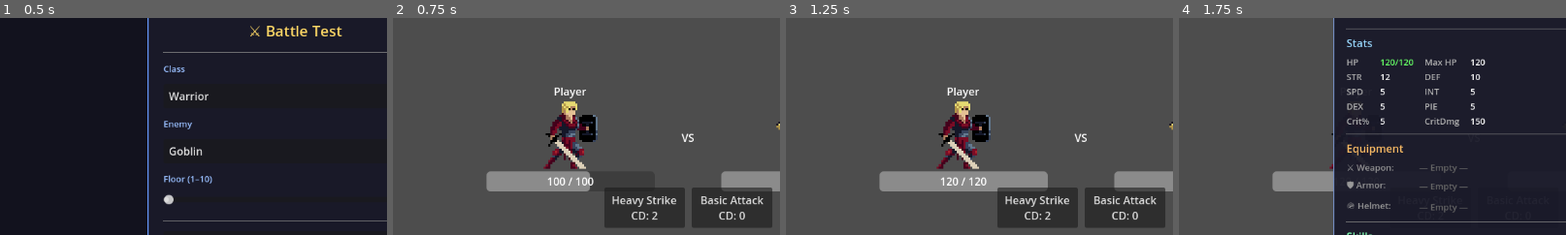
Above: before the commit, frames 1-4 (left to right).
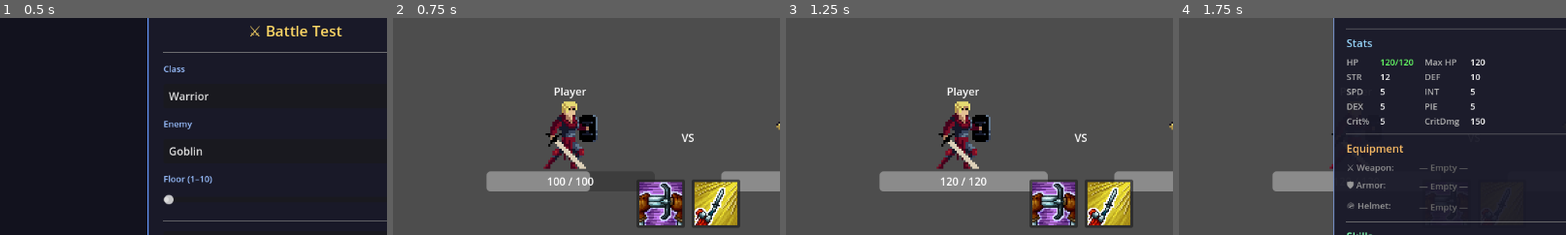
Above: after the commit, the same moments.

Repository: EmilianoRojas/dungeoncrawler2d
Game: Godot game, scene res://test/battle_test.tscn
The game is run twice, just before and just after one commit, with the same random seed, the same clock (stepped at 60 frames per second) and the same inputs. This scene is started directly instead of the project's main scene.
Inputs:
- Up to frame 1 (0.5 s): no input
- Up to frame 2 (0.75 s): click "▶ Start Battle" at 0.5 s
- Up to frame 3 (1.25 s): no input
- Up to frame 4 (1.75 s): click "📊 Stats" at 1.25 s
The pictures show only the part of the screen within x 12-62%, y 18-68%; the shares and areas given below are measured in that part.

Frame 1 is identical in both runs. In frame 2, 7.3% of the frame differs, in the area x 54-98%, y 74-97%; in frame 3, 7.5%; in frame 4, less than 0.1%.

Commit message:
feat: implement skill tooltip display and cooldown updates

Diff:
--- a/ui/components/skill_button.gd
+++ b/ui/components/skill_button.gd
@@ -1,19 +1,81 @@
 class_name SkillButton
 extends Button
 
+signal tooltip_requested(skill: Skill, global_pos: Vector2)
+
+const HOLD_SECONDS := 0.40
+
 var skill_reference: Skill
+
+var _cd_label: Label
+var _hold_timer: Timer
+
+func _ready() -> void:
+	_hold_timer = Timer.new()
+	_hold_timer.wait_time = HOLD_SECONDS
+	_hold_timer.one_shot = true
+	_hold_timer.timeout.connect(_on_hold_timeout)
+	add_child(_hold_timer)
 
 func setup(skill: Skill) -> void:
 	skill_reference = skill
-	text = skill.skill_name + "\nCD: %d" % skill.max_cooldown
+	custom_minimum_size = Vector2(72, 72)
+	clip_contents = false
 
-	# Optional: Set icon if available
-	# icon = skill.icon
+	if skill.icon:
+		icon = skill.icon
+		expand_icon = true
+		text = ""
+	else:
+		text = skill.skill_name.left(4).to_upper()
+		add_theme_font_size_override("font_size", 12)
+
+	# ── Cooldown badge (full-rect overlay, hidden when ready) ─────────────────
+	_cd_label = Label.new()
+	_cd_label.horizontal_alignment = HORIZONTAL_ALIGNMENT_CENTER
+	_cd_label.vertical_alignment   = VERTICAL_ALIGNMENT_CENTER
+	_cd_label.set_anchors_preset(Control.PRESET_FULL_RECT)
+	_cd_label.add_theme_font_size_override("font_size", 22)
+	_cd_label.add_theme_color_override("font_color", Color.WHITE)
+	var bg := StyleBoxFlat.new()
+	bg.bg_color = Color(0, 0, 0, 0.55)
+	bg.set_corner_radius_all(4)
+	_cd_label.add_theme_stylebox_override("normal", bg)
+	_cd_label.mouse_filter = Control.MOUSE_FILTER_IGNORE
+	_cd_label.visible = false
+	add_child(_cd_label)
 
 func update_cooldown(current_cd: int) -> void:
+	if not skill_reference:
+		return
 	if current_cd > 0:
-		text = skill_reference.skill_name + "\n⏳ %d" % current_cd
 		disabled = true
+		modulate = Color(0.45, 0.45, 0.55, 1.0)
+		if _cd_label:
+			_cd_label.text = str(current_cd)
+			_cd_label.visible = true
 	else:
-		text = skill_reference.skill_name + "\nCD: %d" % skill_reference.max_cooldown
 		disabled = false
+		modulate = Color.WHITE
+		if _cd_label:
+			_cd_label.visible = false
+
+# ── Long-press detection ───────────────────────────────────────────────────────
+func _gui_input(event: InputEvent) -> void:
+	if event is InputEventMouseButton:
+		var mb := event as InputEventMouseButton
+		if mb.button_index == MOUSE_BUTTON_LEFT:
+			if mb.pressed:
+				_hold_timer.start()
+			else:
+				_hold_timer.stop()
+	elif event is InputEventScreenTouch:
+		var t := event as InputEventScreenTouch
+		if t.pressed:
+			_hold_timer.start()
+		else:
+			_hold_timer.stop()
+
+func _on_hold_timeout() -> void:
+	if skill_reference:
+		tooltip_requested.emit(skill_reference, global_position)
--- a/ui/game_ui.gd
+++ b/ui/game_ui.gd
@@ -55,6 +55,10 @@
 # Turn indicator nodes
 var _player_turn_indicator: Label = null
 var _enemy_turn_indicator: Label = null
+
+# Skill tooltip
+var _skill_tooltip: Control = null
+var _tooltip_hide_timer: Timer = null
 
 func _ready() -> void:
 	# Initialize Room Selector
@@ -250,6 +254,7 @@
 			skill_container.add_child(btn)
 			btn.setup(skill)
 			btn.pressed.connect(func(): _on_skill_pressed(skill))
+			btn.tooltip_requested.connect(_show_skill_tooltip)
 
 	# Add Wait button (hidden by default, shown when all skills on CD)
 	_wait_button = Button.new()
@@ -277,6 +282,123 @@
 	# Show/hide wait button
 	if _wait_button:
 		_wait_button.visible = not any_ready
+
+# --- Skill tooltip ---
+
+func _show_skill_tooltip(skill: Skill, btn_gpos: Vector2) -> void:
+	_hide_skill_tooltip()
+
+	var panel := PanelContainer.new()
+	var sty := StyleBoxFlat.new()
+	sty.bg_color    = Color(0.06, 0.06, 0.10, 0.96)
+	sty.border_color = Color(0.55, 0.45, 0.80)
+	sty.set_border_width_all(2)
+	sty.set_corner_radius_all(8)
+	sty.content_margin_left   = 14
+	sty.content_margin_right  = 14
+	sty.content_margin_top    = 10
+	sty.content_margin_bottom = 10
+	panel.add_theme_stylebox_override("panel", sty)
+	panel.mouse_filter = Control.MOUSE_FILTER_IGNORE
+
+	var vb := VBoxContainer.new()
+	vb.add_theme_constant_override("separation", 5)
+	vb.mouse_filter = Control.MOUSE_FILTER_IGNORE
+	panel.add_child(vb)
+
+	# Name
+	var name_lbl := Label.new()
+	name_lbl.text = skill.skill_name
+	name_lbl.add_theme_font_size_override("font_size", 16)
+	name_lbl.add_theme_color_override("font_color", Color(0.95, 0.85, 0.45))
+	name_lbl.mouse_filter = Control.MOUSE_FILTER_IGNORE
+	vb.add_child(name_lbl)
+
+	vb.add_child(_tt_sep())
+
+	# Damage line
+	var dmg_str: String
+	if skill.scaling_type == Skill.ScalingType.FLAT:
+		dmg_str = "Deals %d damage" % skill.base_power
+	else:
+		var pct := int(skill.scaling_percent * 100.0)
+		var stat := str(skill.scaling_stat).capitalize()
+		if skill.base_power > 0:
+			dmg_str = "Deals %d%% %s  +  %d base" % [pct, stat, skill.base_power]
+		else:
+			dmg_str = "Deals %d%% %s" % [pct, stat]
+
+	if skill.is_self_heal:
+		dmg_str = dmg_str.replace("Deals", "Heals for")
+
+	vb.add_child(_tt_line(dmg_str, Color(0.85, 0.85, 0.85)))
+
+	# Hit / CD
+	var hit_str := "Hit: %d%%   |   Cooldown: %d turns" % [skill.hit_chance, skill.max_cooldown]
+	if skill.max_cooldown == 0:
+		hit_str = "Hit: %d%%   |   No cooldown" % skill.hit_chance
+	vb.add_child(_tt_line(hit_str, Color(0.60, 0.70, 0.85)))
+
+	# Special flags
+	if skill.ignores_shield:
+		vb.add_child(_tt_line("✦ Penetrating — ignores shield", Color(1.0, 0.55, 0.35)))
+	if skill.is_observe:
+		vb.add_child(_tt_line("✦ Reveals enemy info", Color(0.50, 0.85, 0.55)))
+
+	# On-cast / on-hit effects
+	if skill.on_cast_effects.size() > 0:
+		var names := skill.on_cast_effects.map(func(e): return e.effect_id if "effect_id" in e else "?")
+		vb.add_child(_tt_line("On cast: %s" % ", ".join(names), Color(0.75, 0.60, 1.00)))
+	if skill.on_hit_effects.size() > 0:
+		var names := skill.on_hit_effects.map(func(e): return e.effect_id if "effect_id" in e else "?")
+		vb.add_child(_tt_line("On hit: %s" % ", ".join(names), Color(0.75, 0.60, 1.00)))
+
+	# Skill level bonus
+	if skill.skill_level > 1:
+		vb.add_child(_tt_line("Lv.%d  (+%d%% damage)" % [skill.skill_level, (skill.skill_level - 1) * 10],
+			Color(0.90, 0.75, 0.30)))
+
+	# Add to scene so it renders on top
+	add_child(panel)
+	_skill_tooltip = panel
+
+	# Position: above the button, clamped to viewport
+	await get_tree().process_frame  # let panel compute its size
+	var vp_size: Vector2 = get_viewport_rect().size
+	var panel_size: Vector2 = panel.size
+	var x: float = clampf(btn_gpos.x, 4.0, vp_size.x - panel_size.x - 4.0)
+	var y: float = btn_gpos.y - panel_size.y - 8.0
+	if y < 4.0:
+		y = btn_gpos.y + 80.0  # flip below if too close to top
+	panel.set_global_position(Vector2(x, y))
+
+	# Auto-hide after 3 seconds
+	if not _tooltip_hide_timer:
+		_tooltip_hide_timer = Timer.new()
+		_tooltip_hide_timer.one_shot = true
+		_tooltip_hide_timer.timeout.connect(_hide_skill_tooltip)
+		add_child(_tooltip_hide_timer)
+	_tooltip_hide_timer.start(3.0)
+
+func _hide_skill_tooltip() -> void:
+	if _skill_tooltip:
+		_skill_tooltip.queue_free()
+		_skill_tooltip = null
+	if _tooltip_hide_timer:
+		_tooltip_hide_timer.stop()
+
+func _tt_line(txt: String, color: Color) -> Label:
+	var l := Label.new()
+	l.text = txt
+	l.add_theme_font_size_override("font_size", 12)
+	l.add_theme_color_override("font_color", color)
+	l.mouse_filter = Control.MOUSE_FILTER_IGNORE
+	return l
+
+func _tt_sep() -> HSeparator:
+	var s := HSeparator.new()
+	s.mouse_filter = Control.MOUSE_FILTER_IGNORE
+	return s
 
 # --- Log ---
 
